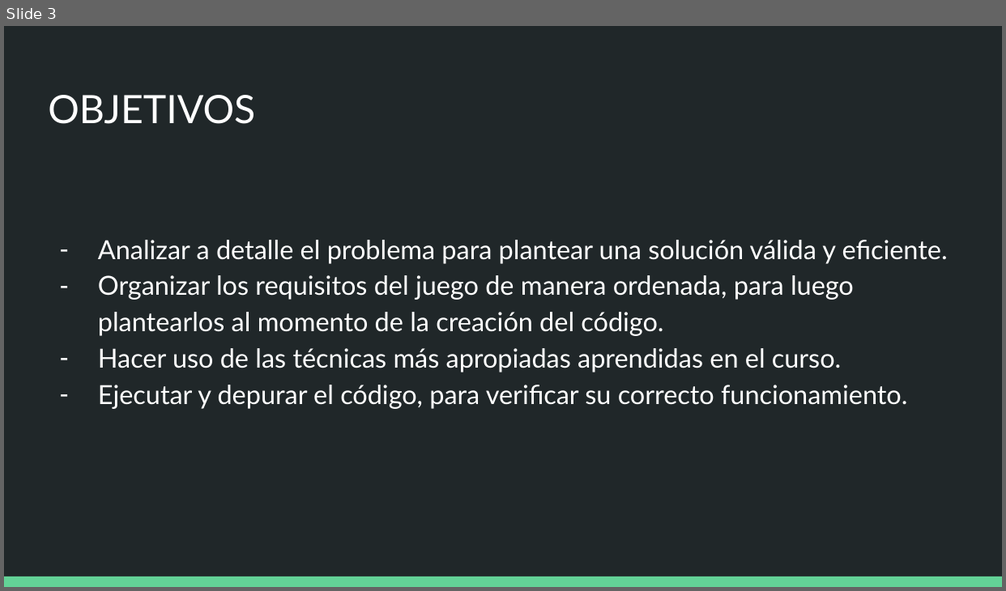
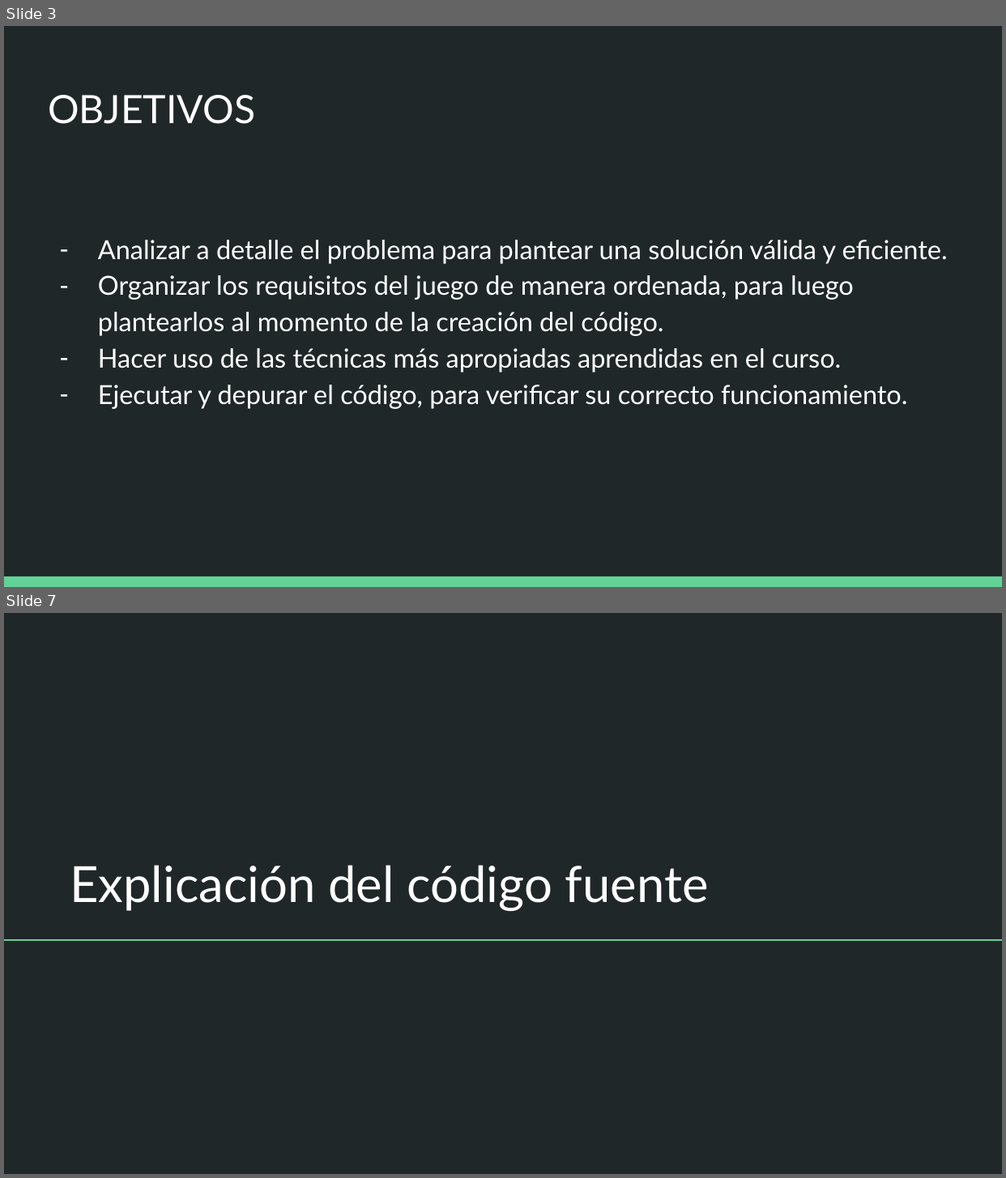
Before and after one commit to Z4N4T3/Sophie, a slide deck: aja.pptx. Shown one above the other, each under a label of ours: slide 3 before the commit, slides 3 and 7 after it; the slides between them are not shown. The pictures are 1006x591 and 1006x1178 pixels, drawn with LibreOffice and Linux fonts; fonts in the diff are those of the drawing. Boxes give left, top, right and bottom in pixels: in the first picture for what was removed or moved away, otherwise in the second. Text is boxed around its words. In the diff, an @@ line names an element or a change of style, - is before the commit and + after.

```diff
--- a/aja.pptx
+++ b/aja.pptx
@@ slide 7 added at [4, 613, 1002, 1174], background #202729 @@
@@ title added at [70, 865, 709, 912], 36 pt, text #FFFFFF @@
+Explicación del código fuente
@@ line added from (4, 940) to (1002, 940), #63D297 1.5 pt @@
```
Also in this commit, not shown: 7 other slides added, 1 slide removed.
